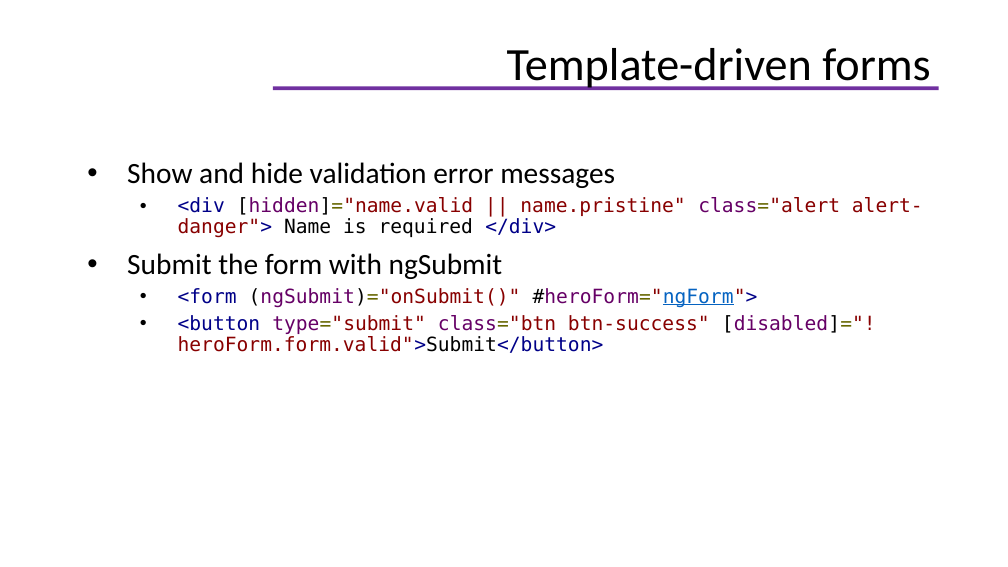
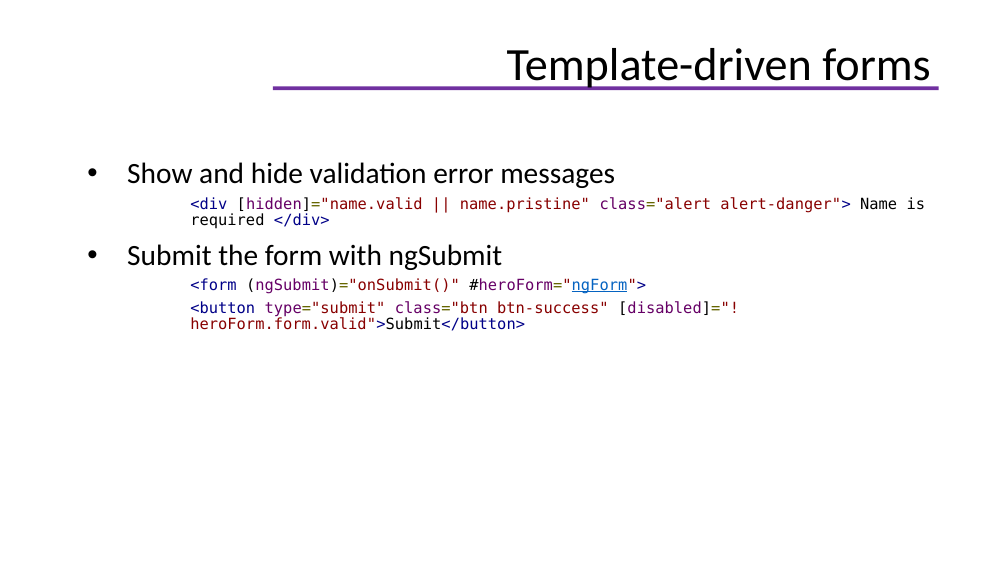
Before and after one commit to helenhash/angular-training, a slide deck: slide 76 of docs/Angular Training.pptx. Drawn at 1008x567 pixels with LibreOffice and Linux fonts; fonts in the diff are those of the drawing; background and template pictures are left out. Boxes give left, top, right and bottom in pixels: in the first picture for what was removed or moved away, otherwise in the second. Text is boxed around its words. In the diff, an @@ line names an element or a change of style, - is before the commit and + after.

```diff
--- a/docs/Angular Training.pptx
+++ b/docs/Angular Training.pptx
@@ text at <box>190,197,926,331</box>: size 14 to 11 pt in "<div [hidden]="name.valid || name.pristine" class="alert ale ...", "<form (ngSubmit)="onSubmit()" #heroForm="ngForm">", "<button type="submit" class="btn btn-success" [disabled]="!h ..."; bullet • to none; list level 2 to 3 in "<div [hidden]="name.valid || name.pristine" class="alert ..."; list level 2 to 3 in "<form (ngSubmit)="onSubmit()" #heroForm="ngForm">"; list level 2 to 3 in "<button type="submit" class="btn btn-success" [disabled]="!h ..." @@
```
Also in this commit, not shown: 7 other slides changed, 1 slide added, 1 slide removed.
